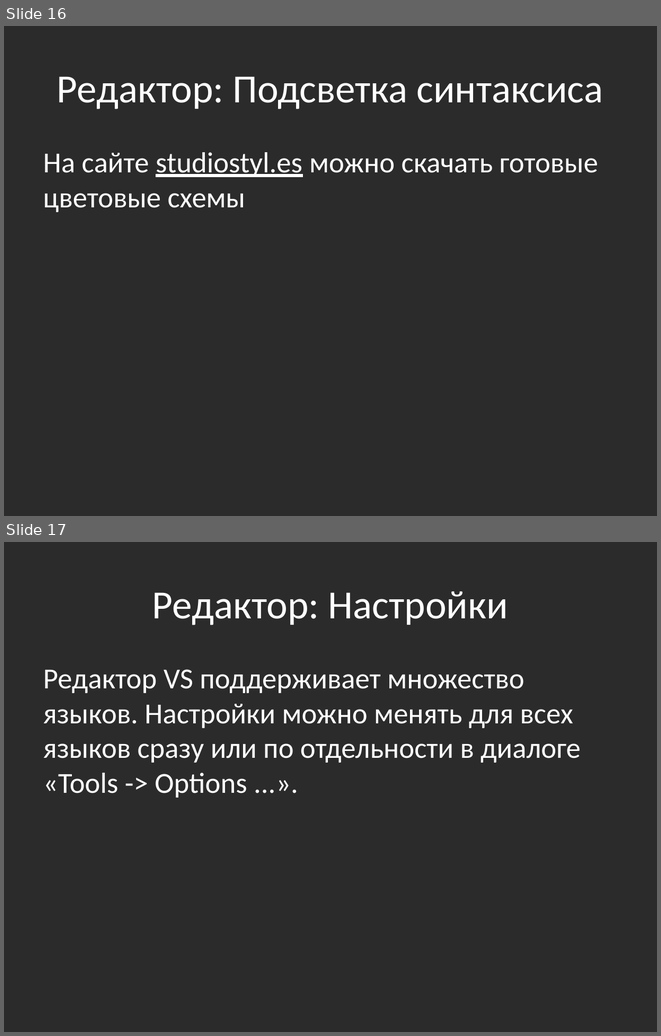
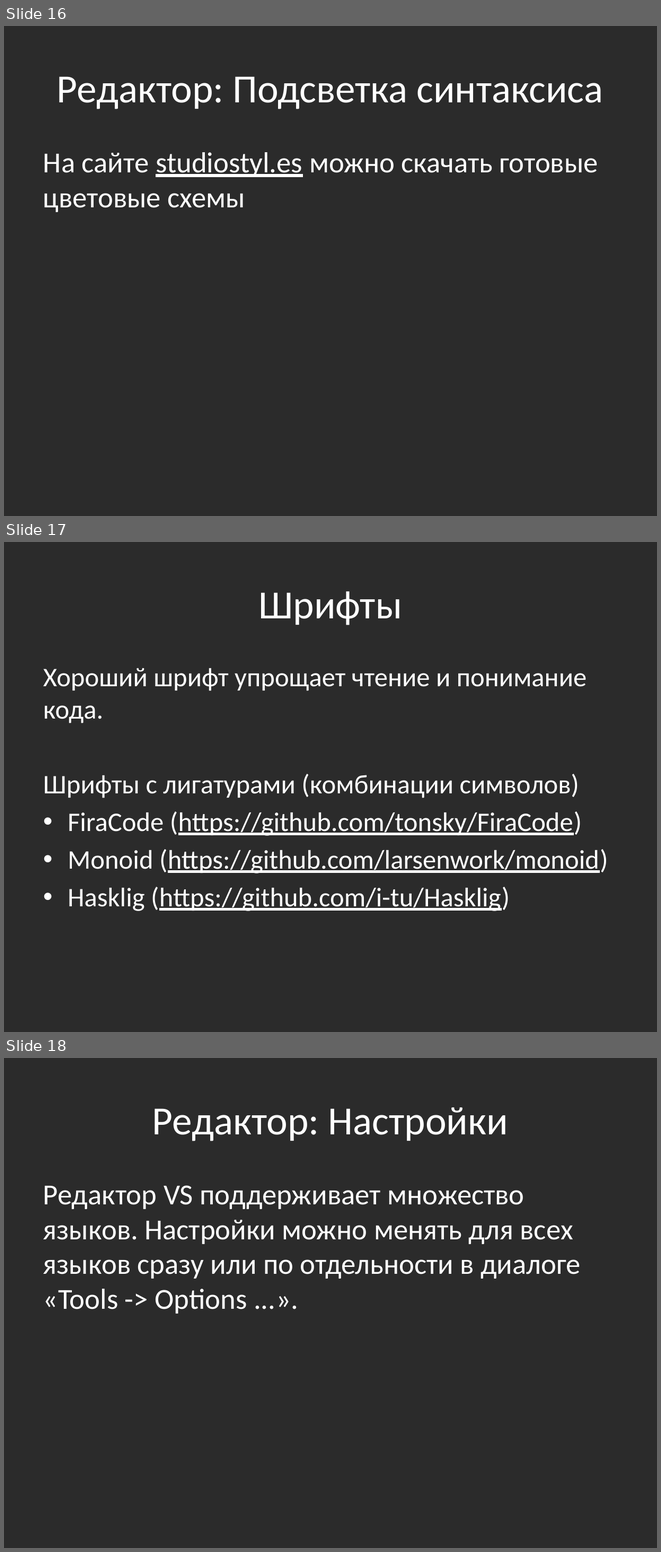
Before and after one commit to bazile/Training, a slide deck: Presentation/tools-visual-studio.pptx. Shown one above the other, each under a label of ours: slides 16 and 17 before the commit, slides 16, 17 and 18 after it. The pictures are 661x1036 and 661x1552 pixels, drawn with LibreOffice and Linux fonts; fonts in the diff are those of the drawing; background and template pictures are left out; a plain dark background stands for a picture behind light text. Boxes give left, top, right and bottom in pixels: in the first picture for what was removed or moved away, otherwise in the second. Text is boxed around its words. In the diff, an @@ line names an element or a change of style, - is before the commit and + after.

```diff
--- a/Presentation/tools-visual-studio.pptx
+++ b/Presentation/tools-visual-studio.pptx
@@ slide 17 added at (4,542,657,1032), background picture (left out) @@
@@ title added at (258,591,402,625), 44 pt, text #FFFFFF @@
+Шрифты
@@ text added at (43,668,608,911), 29.6 pt, text #FFFFFF @@
+Хороший шрифт упрощает чтение и понимание кода.
+Шрифты с лигатурами (комбинации символов)
+• FiraCode (https://github.com/tonsky/FiraCode)
+• Monoid (https://github.com/larsenwork/monoid)
+• Hasklig (https://github.com/i-tu/Hasklig)
@@ what was slide 17 is now slide 18 @@
```
Also in this commit, not shown: 6 other files.
